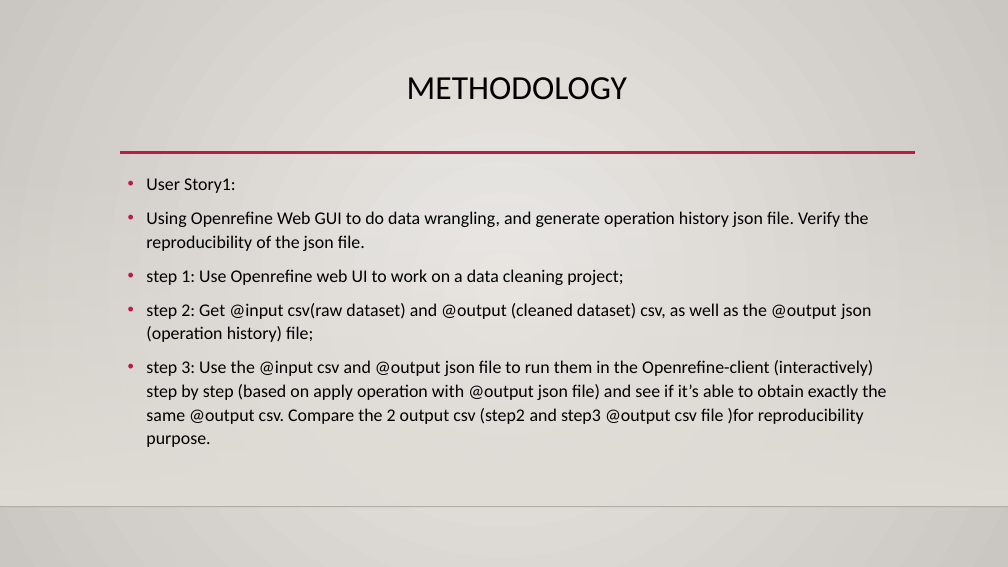
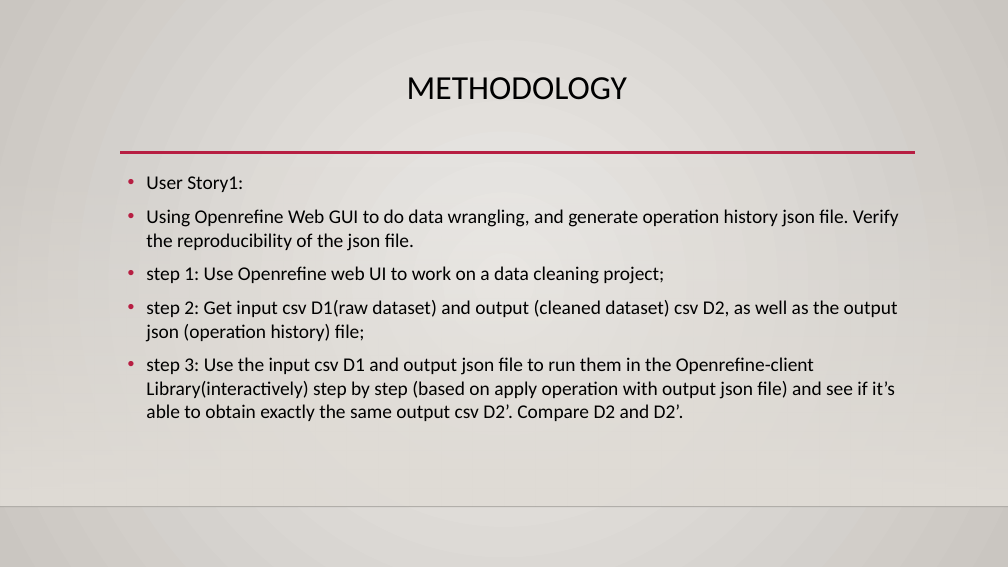
Before and after one commit to LanLi2017/WT-summer-2018-Lan-Li, a slide deck: slide 3 of OpenRefine3Operations/Menu_case/WTpresentation.pptx. Drawn at 1008x567 pixels with LibreOffice and Linux fonts; fonts in the diff are those of the drawing; background and template pictures are left out. Boxes give left, top, right and bottom in pixels: in the first picture for what was removed or moved away, otherwise in the second. Text is boxed around its words. In the diff, an @@ line names an element or a change of style, - is before the commit and + after.

```diff
--- a/OpenRefine3Operations/Menu_case/WTpresentation.pptx
+++ b/OpenRefine3Operations/Menu_case/WTpresentation.pptx
@@ text at (146,176,899,284): size 17 to 18.5 pt in "User Story1:", "Using Openrefine Web GUI to do data ...", "step 1: Use Openrefine web UI to ..."; line spacing 1.1 to 1 @@
@@ text at (146,300,898,421): text changed; size 17 to 18.5 pt @@
-• step 2: Get @input csv(raw dataset) and @output (cleaned dataset) csv, as well as the @output json (operation history) file;
-• step 3: Use the @input csv and @output json file to run them in the Openrefine-client (interactively) step by step (based on apply operation with @output json file) and see if it’s able to obtain exactly the same @output csv. Compare the 2 output csv (step2 and step3 @output csv file )for reproducibility purpose.
+• step 2: Get input csv D1(raw dataset) and output (cleaned dataset) csv D2, as well as the output json (operation history) file;
+• step 3: Use the input csv D1 and output json file to run them in the Openrefine-client Library(interactively) step by step (based on apply operation with output json file) and see if it’s able to obtain exactly the same output csv D2’. Compare D2 and D2’.
```
Also in this commit, not shown: 3 other slides changed, 2 slides added.
